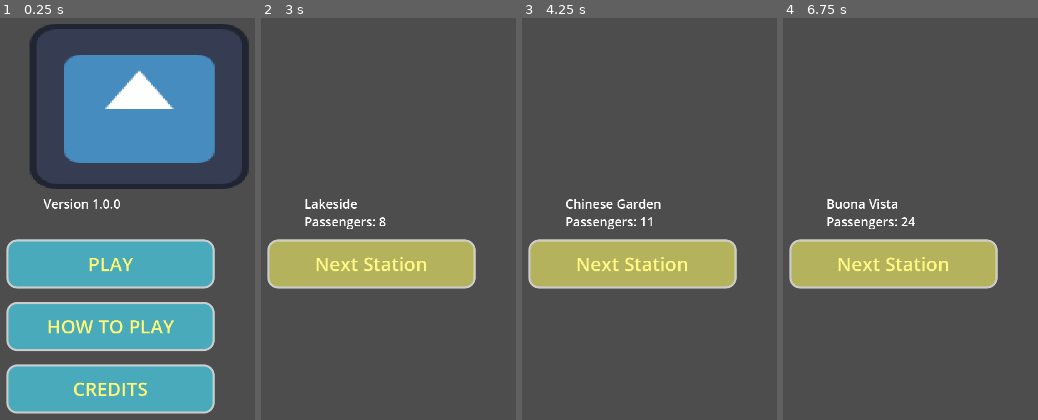
Above: before the commit, frames 1-4 (left to right).
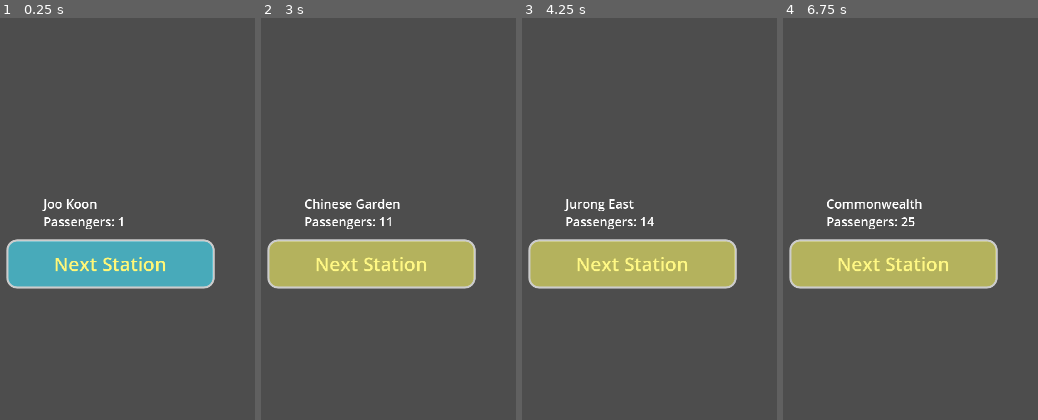
Above: after the commit, the same moments.

Repository: Jagureo/HeritageJam2025
Game: Godot game, scene res://Scenes/game.tscn
Same seed, same stepped clock (60 frames per second), same inputs: the game is played once before the commit and once after it. Before the commit the project starts from res://Scenes/UI/mainmenu_ui.tscn. The engine's default icon, where the game draws it, is replaced by a stand-in: a white triangle on a blue panel in a dark square.
Inputs:
- Up to frame 1 (0.25 s): no input
- Up to frame 2 (3 s): click "PLAY" (after the commit: "Next Station") at 0.5 s; click "Next Station" at 1.25 s; click "Next Station" at 2 s; click "Next Station" at 2.75 s
- Up to frame 3 (4.25 s): tap Enter at 3.5 s
- Up to frame 4 (6.75 s): tap Space at 4.25, 5.75 s; tap Enter at 5, 6.5 s

The runs differ from the first frame. In frame 1, 42% of the frame differs, in the area x 2-98%, y 1-99%; in frame 2, 0.5%; in frame 3, 0.5%; in frame 4, 0.5%.

Commit message:
scene set up

Diff:
--- a/HGJ/Scenes/Prefabs/Seat.tscn
+++ b/HGJ/Scenes/Prefabs/Seat.tscn
@@ -3,7 +3,7 @@
 [ext_resource type="Script" uid="uid://bvwn34oxbvf4x" path="res://Scripts/Gameplay/Seat.gd" id="1_no3bi"]
 
 [sub_resource type="RectangleShape2D" id="RectangleShape2D_n1l8m"]
-size = Vector2(66, 118)
+size = Vector2(148, 238)
 
 [node name="Seat" type="Area2D"]
 collision_layer = 2
--- a/HGJ/Scenes/Prefabs/SeatRow_Standard.tscn
+++ b/HGJ/Scenes/Prefabs/SeatRow_Standard.tscn
@@ -7,23 +7,23 @@
 script = ExtResource("1_bmsnw")
 
 [node name="Seat1" parent="." instance=ExtResource("2_vksif")]
-position = Vector2(-225, 0)
+position = Vector2(-480, 0)
 mSeatType = 1
 
 [node name="Seat2" parent="." instance=ExtResource("2_vksif")]
-position = Vector2(-150, 0)
+position = Vector2(-320, 0)
 
 [node name="Seat3" parent="." instance=ExtResource("2_vksif")]
-position = Vector2(-75, 0)
+position = Vector2(-160, 0)
 
 [node name="Seat4" parent="." instance=ExtResource("2_vksif")]
 
 [node name="Seat5" parent="." instance=ExtResource("2_vksif")]
-position = Vector2(75, 0)
+position = Vector2(160, 0)
 
 [node name="Seat6" parent="." instance=ExtResource("2_vksif")]
-position = Vector2(150, 0)
+position = Vector2(320, 0)
 
 [node name="Seat7" parent="." instance=ExtResource("2_vksif")]
-position = Vector2(225, 0)
+position = Vector2(480, 0)
 mSeatType = 1
--- a/HGJ/Scenes/Prefabs/SeatRow_Wheelchair.tscn
+++ b/HGJ/Scenes/Prefabs/SeatRow_Wheelchair.tscn
@@ -4,36 +4,31 @@
 [ext_resource type="PackedScene" uid="uid://bek6ncxxmtrt" path="res://Scenes/Prefabs/Seat.tscn" id="2_7bxc3"]
 
 [sub_resource type="RectangleShape2D" id="RectangleShape2D_t7fmw"]
-size = Vector2(141, 118)
+size = Vector2(308, 238)
 
-[node name="SeatRow_Standard" type="Node2D"]
+[node name="SeatRow_Wheelchair" type="Node2D"]
 script = ExtResource("1_t7fmw")
 
 [node name="Seat1" parent="." instance=ExtResource("2_7bxc3")]
-position = Vector2(-225, 0)
+position = Vector2(-480, 0)
 mSeatType = 1
 
 [node name="Seat2" parent="." instance=ExtResource("2_7bxc3")]
-position = Vector2(-150, 0)
+position = Vector2(-320, 0)
 
 [node name="Seat3" parent="." instance=ExtResource("2_7bxc3")]
-position = Vector2(-75, 0)
+position = Vector2(-160, 0)
 
 [node name="Seat4" parent="." instance=ExtResource("2_7bxc3")]
 
 [node name="Seat5" parent="." instance=ExtResource("2_7bxc3")]
-position = Vector2(75, 0)
+position = Vector2(160, 0)
 
 [node name="Seat6" parent="." instance=ExtResource("2_7bxc3")]
-position = Vector2(150, 0)
+position = Vector2(400, 0)
 mSeatType = 2
 
-[node name="SeatSprite" parent="Seat6" index="0"]
-position = Vector2(37.5, 0)
-scale = Vector2(141, 118)
-
-[node name="SeatCollisionShape" parent="Seat6" index="1"]
-position = Vector2(37.5, 0)
+[node name="SeatCollisionShape" parent="Seat6" index="0"]
 shape = SubResource("RectangleShape2D_t7fmw")
 
 [editable path="Seat6"]
--- a/HGJ/Scenes/Prefabs/StandingArea.tscn
+++ b/HGJ/Scenes/Prefabs/StandingArea.tscn
@@ -3,7 +3,7 @@
 [ext_resource type="Script" uid="uid://bg5f3f6mb0nte" path="res://Scripts/Gameplay/StandingArea.gd" id="1_74jwn"]
 
 [sub_resource type="RectangleShape2D" id="RectangleShape2D_n1l8m"]
-size = Vector2(638, 220)
+size = Vector2(1432, 374)
 
 [node name="StandingArea" type="Area2D"]
 collision_layer = 4
--- a/HGJ/Scenes/game.tscn
+++ b/HGJ/Scenes/game.tscn
@@ -1,11 +1,23 @@
-[gd_scene load_steps=3 format=3 uid="uid://b1o618cdsf1is"]
+[gd_scene load_steps=6 format=3 uid="uid://b1o618cdsf1is"]
 
 [ext_resource type="Script" uid="uid://7u8flb2r01xw" path="res://Scripts/Managers/GameManager.gd" id="1_ebmjs"]
 [ext_resource type="PackedScene" uid="uid://5ln5jieeyw4b" path="res://Scenes/UI/game_ui.tscn" id="2_qxrlw"]
+[ext_resource type="PackedScene" uid="uid://cop3bpaxlj8uv" path="res://Scenes/Prefabs/SeatRow_Standard.tscn" id="3_wowpa"]
+[ext_resource type="PackedScene" uid="uid://dyyyip6wqfeht" path="res://Scenes/Prefabs/SeatRow_Wheelchair.tscn" id="4_i6g32"]
+[ext_resource type="PackedScene" uid="uid://befplng8mg7t2" path="res://Scenes/Prefabs/StandingArea.tscn" id="5_1l0tm"]
 
 [node name="Game" type="Node2D"]
 script = ExtResource("1_ebmjs")
 
+[node name="SeatRow_Standard" parent="." instance=ExtResource("3_wowpa")]
+position = Vector2(960, 286)
+
+[node name="SeatRow_Wheelchair" parent="." instance=ExtResource("4_i6g32")]
+position = Vector2(960, 930)
+
+[node name="StandingArea" parent="." instance=ExtResource("5_1l0tm")]
+position = Vector2(962, 607)
+
 [node name="GameUi" parent="." instance=ExtResource("2_qxrlw")]
 offset_right = 1920.0
 offset_bottom = 1080.0
--- a/HGJ/Scripts/Gameplay/Seat.gd
+++ b/HGJ/Scripts/Gameplay/Seat.gd
@@ -16,7 +16,7 @@
 var mSeatIndex : int
 
 # References
-@onready var mSeatSprite : Sprite2D = $SeatSprite
+# @onready var mSeatSprite : Sprite2D = $SeatSprite
 
 
 func AddPassenger(_passenger : Passenger):
--- a/HGJ/Scripts/Gameplay/SeatRow.gd
+++ b/HGJ/Scripts/Gameplay/SeatRow.gd
@@ -4,10 +4,10 @@
 # A row of seats
 
 # References
-var mSeats : Array[Seat]
+var mSeats : Array
 
 func _ready():
-	mSeats = get_children() as Array[Seat]
+	mSeats = get_children()
 
 	for i in range(len(mSeats)):
-		mSeats[i].mSeatIndex = i
+		(mSeats[i] as Seat).mSeatIndex = i
--- a/HGJ/project.godot
+++ b/HGJ/project.godot
@@ -10,9 +10,9 @@
 
 [application]
 
-config/name="Heritage Game Jam"
+config/name="MRT Seats"
 config/version="1.0.0"
-run/main_scene="uid://cgsrj1drhnafo"
+run/main_scene="uid://b1o618cdsf1is"
 config/features=PackedStringArray("4.4", "GL Compatibility")
 
 [autoload]
